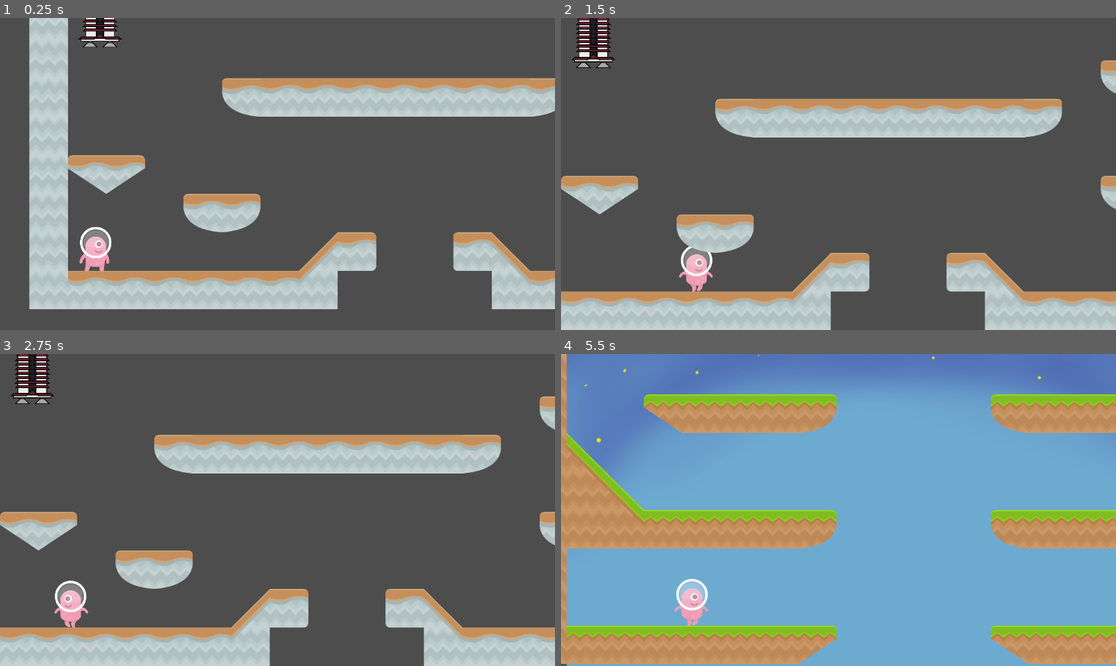
Above: before the commit, frames 1-4 (two rows, left to right).
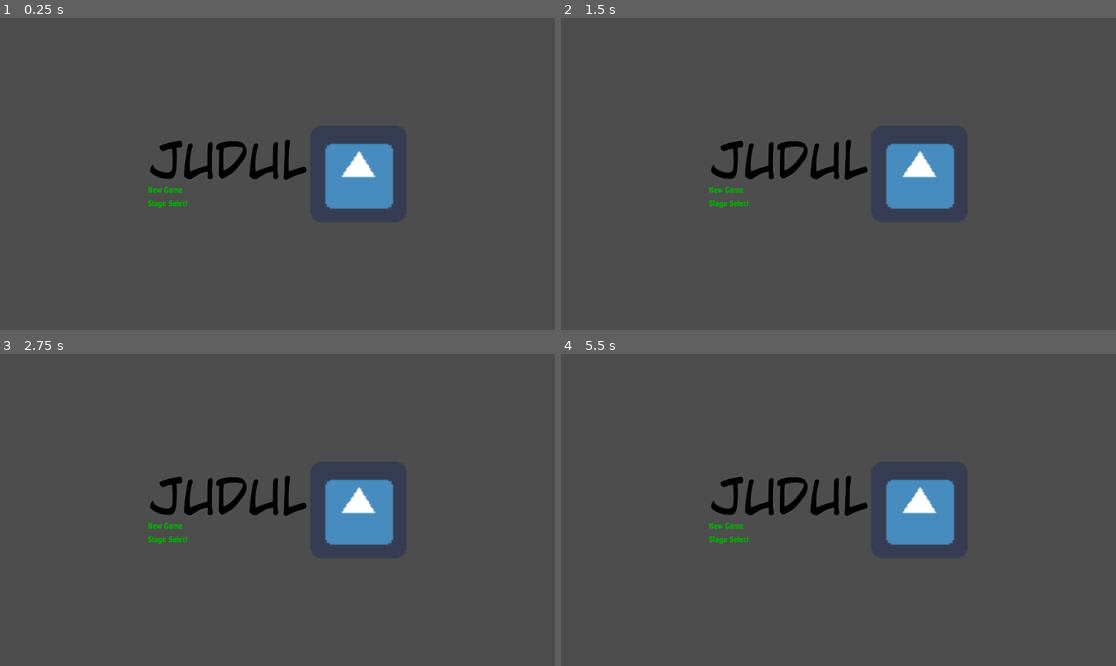
Above: after the commit, the same moments.

Repository: DarilRaf/tutorial-4-gamedev
Game: Godot game, scene res://scenes/MainMenu.tscn
Two runs of this game, one before a commit and one after it. Both use one fixed random seed, a clock stepped at 60 frames per second and the inputs below. Before the commit the project starts from res://scenes/Level1.tscn. The engine's default icon, where the game draws it, is replaced by a stand-in: a white triangle on a blue panel in a dark square.
Inputs:
- Up to frame 1 (0.25 s): no input
- Up to frame 2 (1.5 s): hold Right (right) from 0.53 s (still down); tap Space (jump) at 0.77 s
- Up to frame 3 (2.75 s): tap Space (jump) at 1.52 s; release Right (right) at 2.03 s; hold A (left) from 2.03 s (still down)
- Up to frame 4 (5.5 s): release A (left) at 2.78 s; hold Right (right) 2.78-4.28 s; tap Space (jump) at 3.02, 3.77, 4.52 s; hold A (left) 4.28-5.03 s; hold Right (right) from 5.03 s (still down)

The runs differ from the first frame. In frame 1, 32% of the frame differs, in the area x 5-100%, y 0-94%; in frame 2, 28%; in frame 3, 28%; in frame 4, 100%, in the area x 0-100%, y 0-100%.

Commit message:
Finish tutorial and latihan

Diff:
--- a/project.godot
+++ b/project.godot
@@ -11,9 +11,13 @@
 [application]
 
 config/name="Tutorial 4 Template"
-run/main_scene="res://scenes/Level1.tscn"
+run/main_scene="res://scenes/MainMenu.tscn"
 config/features=PackedStringArray("4.3")
 config/icon="res://icon.png"
+
+[autoload]
+
+Global="*res://scripts/global.gd"
 
 [input]
 
--- /dev/null
+++ b/scenes/GameOver.tscn
@@ -0,0 +1,44 @@
+[gd_scene load_steps=3 format=3 uid="uid://fvsn57k0hbxc"]
+
+[ext_resource type="FontFile" uid="uid://g0e4g4332ft0" path="res://assets/Fonts/Raw/CC Wild Words Roman.ttf" id="1_vknln"]
+[ext_resource type="Script" path="res://scenes/back_menu.gd" id="2_ixcq5"]
+
+[node name="GameOver" type="ColorRect"]
+anchors_preset = 15
+anchor_right = 1.0
+anchor_bottom = 1.0
+grow_horizontal = 2
+grow_vertical = 2
+color = Color(0.376471, 0, 0, 1)
+
+[node name="VBoxContainer" type="VBoxContainer" parent="."]
+layout_mode = 1
+anchors_preset = 8
+anchor_left = 0.5
+anchor_top = 0.5
+anchor_right = 0.5
+anchor_bottom = 0.5
+offset_left = -300.5
+offset_top = -45.0
+offset_right = 300.5
+offset_bottom = 45.0
+grow_horizontal = 2
+grow_vertical = 2
+theme_override_constants/separation = 30
+
+[node name="Label" type="Label" parent="VBoxContainer"]
+layout_mode = 2
+theme_override_fonts/font = ExtResource("1_vknln")
+theme_override_font_sizes/font_size = 100
+text = "GAME OVER"
+
+[node name="BackMenu" type="LinkButton" parent="VBoxContainer"]
+layout_mode = 2
+size_flags_horizontal = 4
+theme_override_font_sizes/font_size = 36
+text = "Back to Menu"
+underline = 1
+script = ExtResource("2_ixcq5")
+scene_to_load = "MainMenu"
+
+[connection signal="pressed" from="VBoxContainer/BackMenu" to="VBoxContainer/BackMenu" method="_on_pressed"]
--- a/scenes/Level1.tscn
+++ b/scenes/Level1.tscn
@@ -8,6 +8,7 @@
 [ext_resource type="Script" path="res://scenes/area_trigger.gd" id="6_3ncbp"]
 [ext_resource type="PackedScene" uid="uid://bxd3455rdk55d" path="res://scenes/FallingFish.tscn" id="7_6smx2"]
 [ext_resource type="Script" path="res://scenes/spawner.gd" id="8_18v7q"]
+[ext_resource type="PackedScene" uid="uid://clirhvwg845jx" path="res://scenes/LifeCounter.tscn" id="9_7y37p"]
 
 [sub_resource type="TileSetAtlasSource" id="TileSetAtlasSource_q0h3o"]
 texture = ExtResource("2_0dhli")
@@ -101,6 +102,7 @@
 [node name="Area Trigger" type="Area2D" parent="."]
 position = Vector2(582, 665)
 script = ExtResource("6_3ncbp")
+scene_name = "Level1"
 
 [node name="CollisionShape2D" type="CollisionShape2D" parent="Area Trigger"]
 scale = Vector2(10, 10)
@@ -111,4 +113,8 @@
 script = ExtResource("8_18v7q")
 obstacle = ExtResource("7_6smx2")
 
+[node name="CanvasLayer" type="CanvasLayer" parent="."]
+
+[node name="GUI" parent="CanvasLayer" instance=ExtResource("9_7y37p")]
+
 [connection signal="body_entered" from="Area Trigger" to="Area Trigger" method="_on_body_entered"]
--- a/scenes/Level2.tscn
+++ b/scenes/Level2.tscn
@@ -145,6 +145,7 @@
 [node name="Jurang" type="Area2D" parent="."]
 position = Vector2(582, 665)
 script = ExtResource("6_r6fek")
+scene_name = "Level2"
 
 [node name="CollisionShape2D" type="CollisionShape2D" parent="Jurang"]
 scale = Vector2(10, 10)
--- /dev/null
+++ b/scenes/LifeCounter.tscn
@@ -0,0 +1,9 @@
+[gd_scene load_steps=2 format=3 uid="uid://clirhvwg845jx"]
+
+[ext_resource type="Script" path="res://scenes/label.gd" id="1_fvlll"]
+
+[node name="GUI" type="MarginContainer"]
+
+[node name="Label" type="Label" parent="."]
+layout_mode = 2
+script = ExtResource("1_fvlll")
--- /dev/null
+++ b/scenes/MainMenu.tscn
@@ -0,0 +1,103 @@
+[gd_scene load_steps=5 format=3 uid="uid://ds85ji6dgcrw3"]
+
+[ext_resource type="FontFile" uid="uid://g0e4g4332ft0" path="res://assets/Fonts/Raw/CC Wild Words Roman.ttf" id="1_unl1c"]
+[ext_resource type="FontFile" uid="uid://cth60gqdxo73p" path="res://assets/Fonts/Raw/continuum bold.ttf" id="2_4meeq"]
+[ext_resource type="Texture2D" uid="uid://c3j8bvdstx7br" path="res://icon.png" id="2_x1bjl"]
+[ext_resource type="Script" path="res://scenes/link_button.gd" id="3_o3kge"]
+
+[node name="MarginContainer" type="MarginContainer"]
+anchors_preset = 15
+anchor_right = 1.0
+anchor_bottom = 1.0
+grow_horizontal = 2
+grow_vertical = 2
+
+[node name="HBoxContainer" type="HBoxContainer" parent="."]
+layout_mode = 2
+size_flags_horizontal = 4
+size_flags_vertical = 4
+
+[node name="VBoxContainer" type="VBoxContainer" parent="HBoxContainer"]
+layout_mode = 2
+size_flags_horizontal = 4
+size_flags_vertical = 4
+theme_override_constants/separation = 10
+
+[node name="Label" type="Label" parent="HBoxContainer/VBoxContainer"]
+layout_mode = 2
+theme_override_colors/font_color = Color(0, 0, 0, 1)
+theme_override_fonts/font = ExtResource("1_unl1c")
+theme_override_font_sizes/font_size = 100
+text = "JUDUL"
+
+[node name="NewGame" type="LinkButton" parent="HBoxContainer/VBoxContainer"]
+layout_mode = 2
+theme_override_colors/font_color = Color(0, 0.705882, 0, 1)
+theme_override_fonts/font = ExtResource("2_4meeq")
+text = "New Game"
+underline = 1
+script = ExtResource("3_o3kge")
+scene_to_load = "Level1"
+
+[node name="SelectStage" type="LinkButton" parent="HBoxContainer/VBoxContainer"]
+layout_mode = 2
+theme_override_colors/font_color = Color(0, 0.705882, 0, 1)
+theme_override_fonts/font = ExtResource("2_4meeq")
+text = "Stage Select"
+underline = 1
+
+[node name="TextureRect" type="TextureRect" parent="HBoxContainer"]
+custom_minimum_size = Vector2(200, 200)
+layout_mode = 2
+size_flags_horizontal = 4
+size_flags_vertical = 4
+texture = ExtResource("2_x1bjl")
+stretch_mode = 4
+
+[node name="StageSelection" type="ColorRect" parent="."]
+visible = false
+layout_mode = 2
+color = Color(0, 0, 0.380392, 1)
+
+[node name="VBoxContainer" type="VBoxContainer" parent="StageSelection"]
+layout_mode = 1
+anchors_preset = 8
+anchor_left = 0.5
+anchor_top = 0.5
+anchor_right = 0.5
+anchor_bottom = 0.5
+offset_left = -225.0
+offset_top = -29.0
+offset_right = 225.0
+offset_bottom = 29.0
+grow_horizontal = 2
+grow_vertical = 2
+theme_override_constants/separation = 5
+
+[node name="HBoxContainer" type="HBoxContainer" parent="StageSelection/VBoxContainer"]
+layout_mode = 2
+theme_override_constants/separation = 50
+
+[node name="ButtonLevel1" type="Button" parent="StageSelection/VBoxContainer/HBoxContainer"]
+custom_minimum_size = Vector2(200, 0)
+layout_mode = 2
+theme_override_font_sizes/font_size = 36
+text = "Level 1"
+
+[node name="ButtonLevel2" type="Button" parent="StageSelection/VBoxContainer/HBoxContainer"]
+custom_minimum_size = Vector2(200, 0)
+layout_mode = 2
+theme_override_font_sizes/font_size = 36
+text = "Level 2"
+
+[node name="BackToMenu" type="LinkButton" parent="StageSelection/VBoxContainer"]
+layout_mode = 2
+size_flags_horizontal = 4
+theme_override_font_sizes/font_size = 26
+text = "Back"
+
+[connection signal="pressed" from="HBoxContainer/VBoxContainer/NewGame" to="HBoxContainer/VBoxContainer/NewGame" method="_on_pressed"]
+[connection signal="pressed" from="HBoxContainer/VBoxContainer/SelectStage" to="HBoxContainer/VBoxContainer/NewGame" method="_on_select_stage_pressed"]
+[connection signal="pressed" from="StageSelection/VBoxContainer/HBoxContainer/ButtonLevel1" to="HBoxContainer/VBoxContainer/NewGame" method="_on_button_level_1_pressed"]
+[connection signal="pressed" from="StageSelection/VBoxContainer/HBoxContainer/ButtonLevel2" to="HBoxContainer/VBoxContainer/NewGame" method="_on_button_level_2_pressed"]
+[connection signal="pressed" from="StageSelection/VBoxContainer/BackToMenu" to="HBoxContainer/VBoxContainer/NewGame" method="_on_back_to_menu_pressed"]
--- a/scenes/area_trigger.gd
+++ b/scenes/area_trigger.gd
@@ -1,8 +1,14 @@
 extends Area2D
 
-@export var scene_name: String = "Level2"
+@export var scene_name: String
 
 
 func _on_body_entered(body: Node2D) -> void:
+	var current_scene = get_tree().get_current_scene().get_name()
 	if body.get_name() == "Player":
-		get_tree().change_scene_to_file(str("res://scenes/" + scene_name + ".tscn"))
+		if current_scene == scene_name:
+			Global.lives -=1
+		if (Global.lives == 0):
+			get_tree().change_scene_to_file(str("res://scenes/GameOver.tscn"))
+		else:
+			get_tree().call_deferred("change_scene_to_file",(str("res://scenes/" + scene_name + ".tscn")))
--- /dev/null
+++ b/scenes/back_menu.gd
@@ -0,0 +1,7 @@
+extends LinkButton
+
+@export var scene_to_load: String
+
+func _on_pressed() -> void:
+	var scene_path = "res://scenes/%s.tscn" % scene_to_load
+	get_tree().change_scene_to_file(scene_path)
--- /dev/null
+++ b/scenes/label.gd
@@ -0,0 +1,5 @@
+extends Label
+
+
+func _process(delta):
+	self.text = "Lives : " + str(Global.lives)
--- /dev/null
+++ b/scenes/link_button.gd
@@ -0,0 +1,27 @@
+extends LinkButton
+
+@export var scene_to_load: String
+@onready var stage_selection: ColorRect = $"../../../StageSelection"
+
+const LEVEL_1 = preload("res://scenes/Level1.tscn")
+const LEVEL_2 = preload("res://scenes/Level2.tscn")
+
+func _on_pressed() -> void:
+	var scene_path = "res://scenes/%s.tscn" % scene_to_load
+	get_tree().change_scene_to_file(scene_path)
+
+
+func _on_button_level_1_pressed() -> void:
+	get_tree().change_scene_to_packed(LEVEL_1)
+
+
+func _on_button_level_2_pressed() -> void:
+	get_tree().change_scene_to_packed(LEVEL_2)
+
+
+func _on_select_stage_pressed() -> void:
+	stage_selection.set_visible(true)
+
+
+func _on_back_to_menu_pressed() -> void:
+	stage_selection.set_visible(false)
--- /dev/null
+++ b/scripts/global.gd
@@ -0,0 +1,3 @@
+extends Node
+
+var lives = 3
Binary file added: assets/Fonts/Raw/CC Wild Words Roman.ttf
Not shown, added: assets/Fonts/Raw/CC Wild Words Roman.ttf.import
Binary file added: assets/Fonts/Raw/GuldScript_PersonalUseOnly.ttf
Not shown, added: assets/Fonts/Raw/GuldScript_PersonalUseOnly.ttf.import
Binary file added: assets/Fonts/Raw/MPlantin.ttf
Not shown, added: assets/Fonts/Raw/MPlantin.ttf.import
Binary file added: assets/Fonts/Raw/PersonifiedUXRegular.ttf
Not shown, added: assets/Fonts/Raw/PersonifiedUXRegular.ttf.import
Binary file added: assets/Fonts/Raw/continuum bold.ttf
Not shown, added: assets/Fonts/Raw/continuum bold.ttf.import
Not shown: 1 places in scenes/Level1.tscn that only renumber resources
